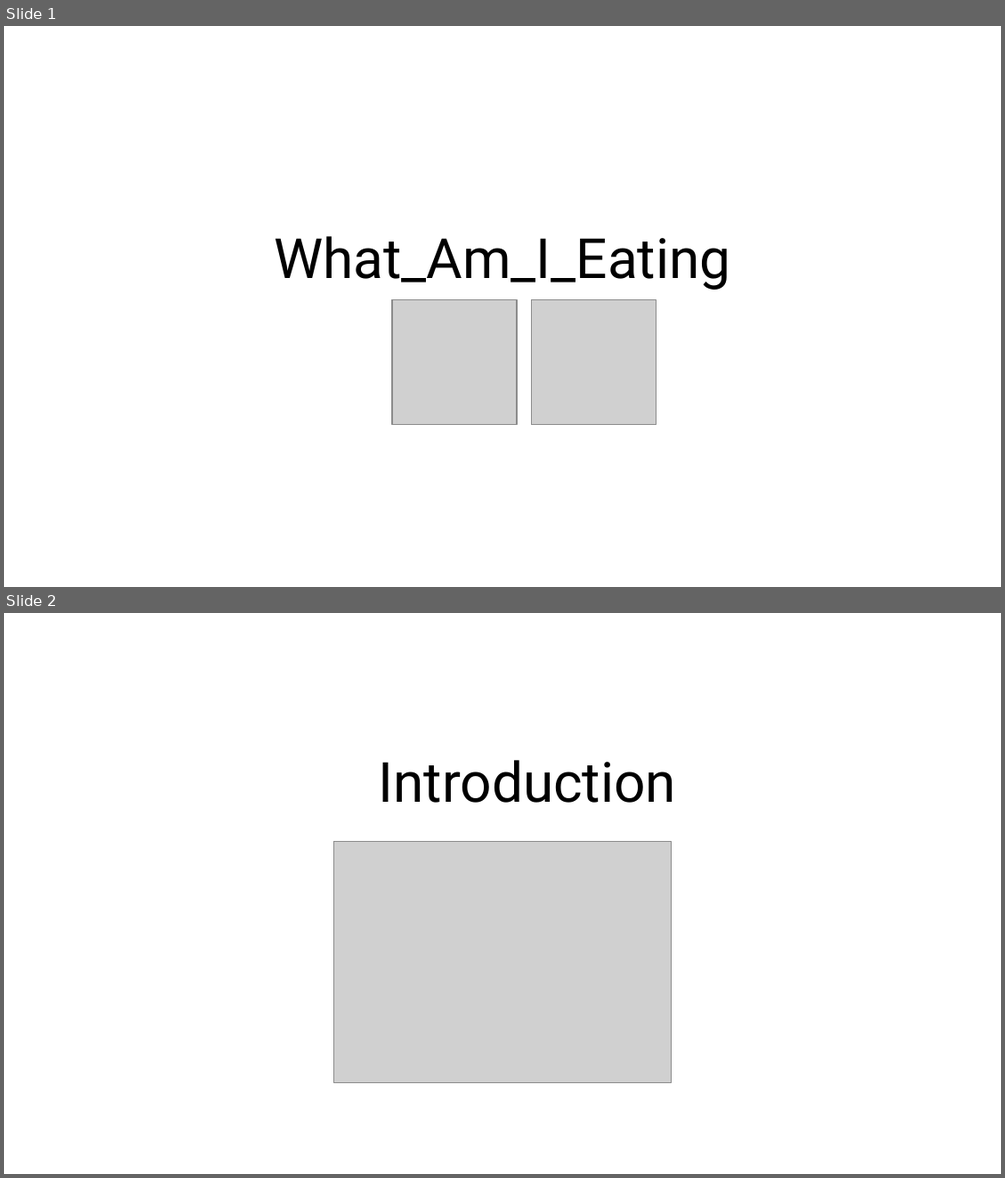
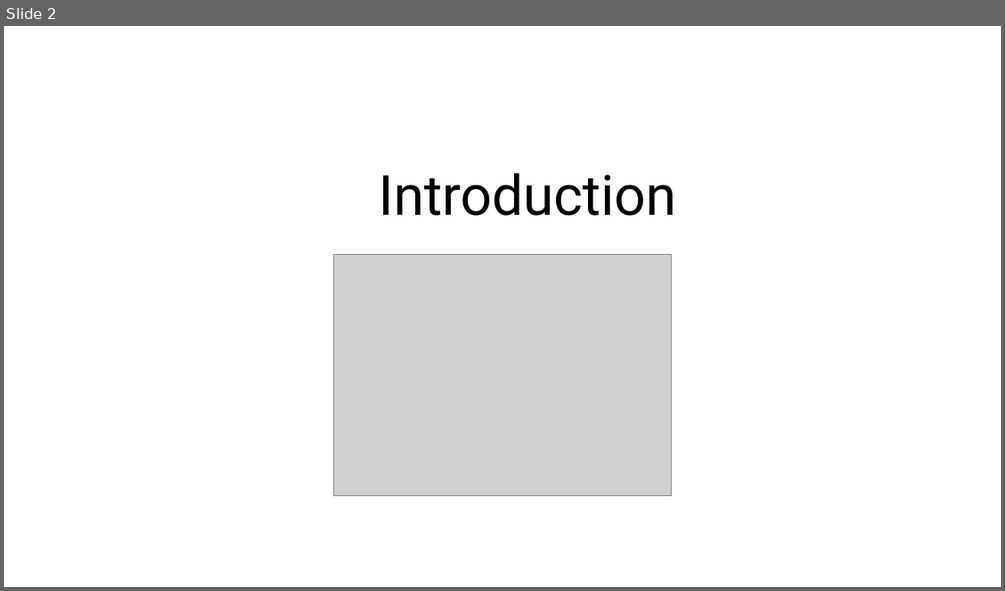
Before and after one commit to ishandandekar/MunchMatch, a slide deck: assets/bake_the_batter.pptx. Shown one above the other, each under a label of ours: slides 1 and 2 before the commit, slide 2 after it. The pictures are 1005x1178 and 1005x591 pixels, drawn with LibreOffice and Linux fonts; fonts in the diff are those of the drawing; grey boxes stand for pictures. Boxes give left, top, right and bottom in pixels: in the first picture for what was removed or moved away, otherwise in the second. Text is boxed around its words. In the diff, an @@ line names an element or a change of style, - is before the commit and + after.

```diff
--- a/assets/bake_the_batter.pptx
+++ b/assets/bake_the_batter.pptx
@@ slide 1 removed at (4, 26, 1001, 587), background #FFFFFF @@
@@ text removed at (274, 236, 730, 289) @@
-What_Am_I_Eating
@@ picture removed at (392, 300, 517, 425) @@
@@ picture removed at (531, 300, 655, 425) @@
```
Also in this commit, not shown: 1 slide added, 2 other files.
